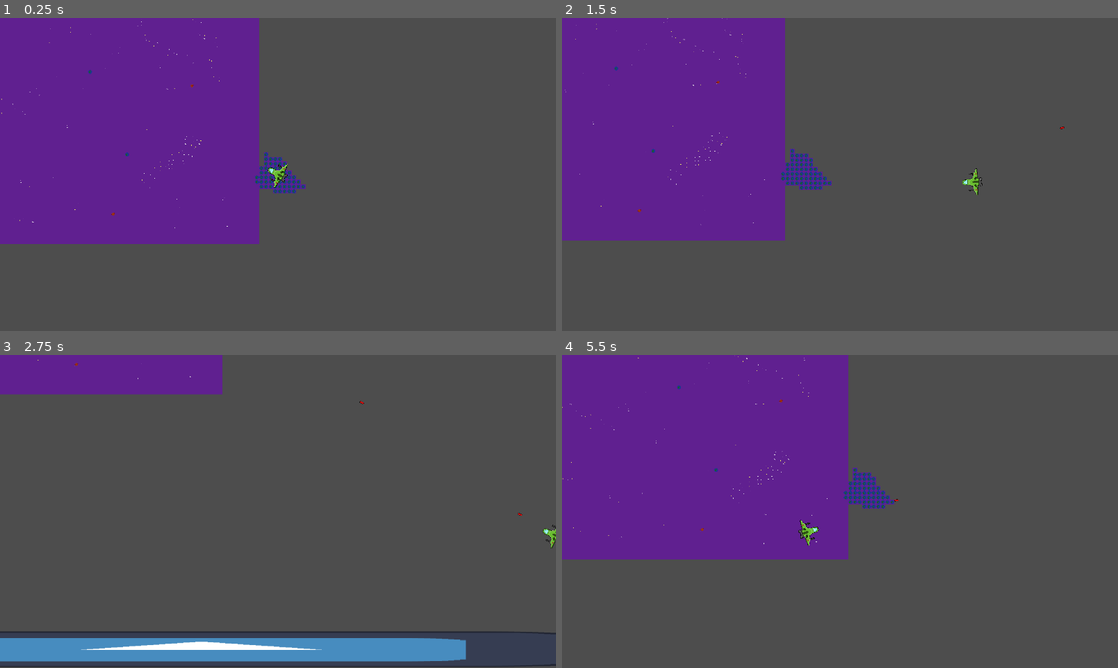
Above: before the commit, frames 1-4 (two rows, left to right).
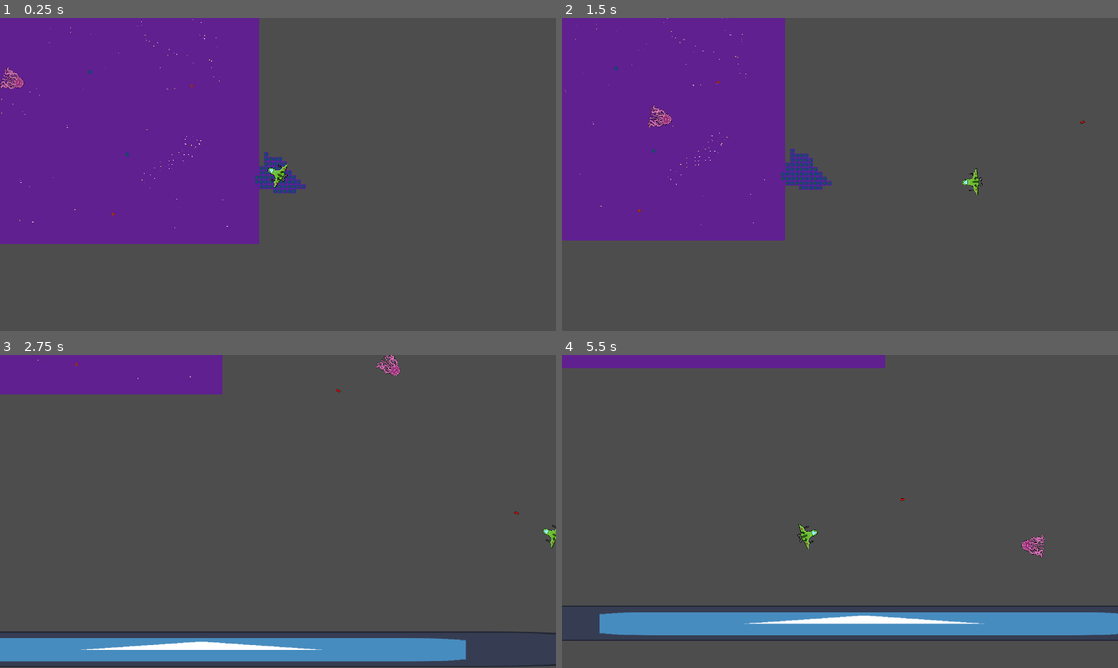
Above: after the commit, the same moments.

Repository: daltHub/Untitled-Space-Game
Game: Godot game, scene res://main.tscn
Same seed, same stepped clock (60 frames per second), same inputs: the game is played once before the commit and once after it. The engine's default icon, where the game draws it, is replaced by a stand-in: a white triangle on a blue panel in a dark square.
Inputs (mouse positions are in pixels of both pictures, inside the frame that each line leads up to):
- Up to frame 1 (0.25 s): no input
- Up to frame 2 (1.5 s): move the mouse to (962, 158) at 0.52 s; press the mouse at (962, 158) at 0.53 s; hold D (move_right) 0.53-1.28 s; move the mouse to (728, 190) at 1.27 s; release the mouse at (728, 190) at 1.28 s; hold S (move_down) from 1.28 s (still down); click (728, 190) at 1.35 s
- Up to frame 3 (2.75 s): move the mouse to (333, 442) at 2.02 s; release S (move_down) at 2.03 s; press the mouse at (333, 442) at 2.03 s; hold D (move_right) from 2.03 s (still down)
- Up to frame 4 (5.5 s): move the mouse to (812, 574) at 2.77 s; release D (move_right) at 2.78 s; release the mouse at (812, 574) at 2.78 s; hold W (move_up) 2.78-3.53 s; click (812, 574) at 2.85 s; move the mouse to (1006, 558) at 3.52 s; press the mouse at (1006, 558) at 3.53 s; hold A (move_left) 3.53-5.03 s; move the mouse to (673, 464) at 4.27 s; release the mouse at (673, 464) at 4.28 s; click (673, 464) at 4.35 s; move the mouse to (867, 511) at 5.02 s; press the mouse at (867, 511) at 5.03 s; hold S (move_down) from 5.03 s (still down)

The runs differ from the first frame. In frame 1, 0.2% of the frame differs, in the area x 0-5%, y 15-23%; in frame 2, 0.2%; in frame 3, 0.2%; in frame 4, 40%, in the area x 0-100%, y 0-92%.

Commit message:
added enemy damage and death

Diff:
--- a/bullet.gd
+++ b/bullet.gd
@@ -1,6 +1,10 @@
 extends Area2D
 
 var speed = 1750
+var damage = 50
+func _ready():
+	self.speed = speed
+	self.damage = damage
 
 func _physics_process(delta):
 	position += transform.x * speed * delta
@@ -8,5 +12,6 @@
 
 func _on_body_entered(body):
 	if body.is_in_group("mobs"):
-		body.queue_free()
+		body.take_damage(damage)
+		#body.queue_free()
 	queue_free()
--- a/enemy.gd
+++ b/enemy.gd
@@ -1,7 +1,6 @@
 extends CharacterBody2D
 @export var enemySpeed = 400
-#@onready var player = null
-#@onready var player = get_node_or_null(get_parent().get_node("Player"))
+@export var enemyHealth = 100
 @onready var player = get_parent().get_node("Player")
 var motion = Vector2.ZERO
 # Called when the node enters the scene tree for the first time.
@@ -19,3 +18,13 @@
 	move_and_slide()
 	#motion += position.direction_to(player.position)
 	#pass
+
+func take_damage(damage):
+	print("damage occured: " + str(damage))
+	enemyHealth -= damage
+	if enemyHealth <= 0 :
+		die()
+
+
+func die():
+	queue_free()
--- a/main.tscn
+++ b/main.tscn
@@ -1,10 +1,11 @@
-[gd_scene load_steps=8 format=3 uid="uid://lctayfbjgnmn"]
+[gd_scene load_steps=9 format=3 uid="uid://lctayfbjgnmn"]
 
 [ext_resource type="Script" path="res://main.gd" id="1_81413"]
 [ext_resource type="PackedScene" uid="uid://cxgxv2og8ceyj" path="res://player.tscn" id="2_n7a40"]
 [ext_resource type="PackedScene" uid="uid://cbpa7w5on7xy1" path="res://test_object.tscn" id="3_yr2b4"]
-[ext_resource type="Texture2D" uid="uid://tsqhkt6fnxl" path="res://art/player/tilemap.png" id="4_4y0if"]
-[ext_resource type="AudioStream" uid="uid://3ga4qe37rys3" path="res://sound/music/Space Fighter Loop.mp3" id="6_3qtj1"]
+[ext_resource type="Texture2D" uid="uid://ct5iwpcisluff" path="res://art/player/tilemap.png" id="4_4y0if"]
+[ext_resource type="AudioStream" uid="uid://b5msqwr1rxuc0" path="res://sound/music/Space Fighter Loop.mp3" id="6_3qtj1"]
+[ext_resource type="PackedScene" uid="uid://cwrot8t3ksxgw" path="res://enemy.tscn" id="6_8vmbe"]
 
 [sub_resource type="TileSetAtlasSource" id="TileSetAtlasSource_sbhcw"]
 texture = ExtResource("4_4y0if")
@@ -123,6 +124,7 @@
 
 [node name="Player" parent="." instance=ExtResource("2_n7a40")]
 position = Vector2(1313, 678)
+bullet_speed = 2000
 
 [node name="Camera2D" type="Camera2D" parent="Player"]
 limit_left = 0
@@ -156,3 +158,6 @@
 stream = ExtResource("6_3qtj1")
 volume_db = 1.0
 autoplay = true
+
+[node name="Enemy" parent="." instance=ExtResource("6_8vmbe")]
+position = Vector2(391, 353)
--- a/player.gd
+++ b/player.gd
@@ -1,14 +1,18 @@
 extends CharacterBody2D
 
 
-var max_speed = 800
-var acceleration = 1800
-var friction = 600
+@export var max_speed = 800
+@export var acceleration = 1800
+@export var friction = 600
+@export var bullet_speed = 500 # unused var for bullet speed
+@export var shootCooldown: float = 0.3
+@export var bulletDamage = 50
+
 var screen_size # Size of the game window.
 var input = Vector2.ZERO
-var bullet_speed = 2000 # unused var for bullet speed
+
 var Bullet = preload("res://bullet.tscn")
-@export var shootCooldown: float = 0.3
+
 @onready var shootCooldownTimer = $ShootCooldownTimer # timer to determine shoot cooldown (s)
 @onready var shootSound = $ShootEffectPlayer # Sound effect for shooting
 
@@ -37,6 +41,8 @@
 func shoot():
 	var b = Bullet.instantiate()
 	owner.add_child(b)
+	b.speed = bullet_speed
+	b.damage = bulletDamage
 	b.transform = $Muzzle.global_transform
 	shootSound.play()
 
Not shown, changed: TODO.txt
Not shown: 1 places in bullet.tscn that only renumber resources
Not shown: 1 places in enemy.tscn that only renumber resources
Not shown: 1 places in player.tscn that only renumber resources
